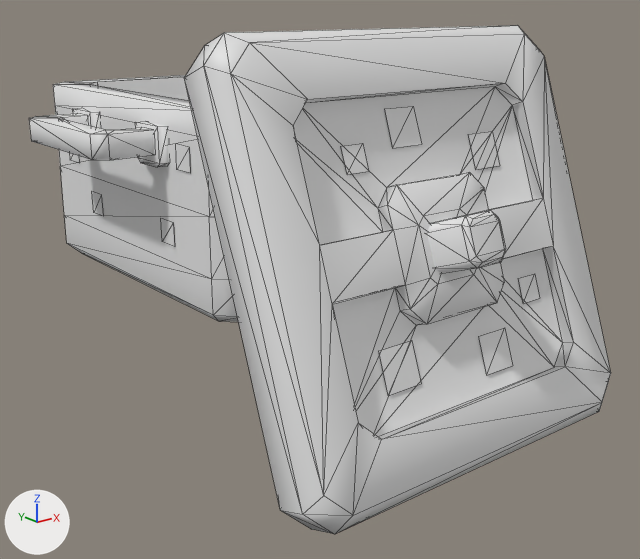
An edit to the FBX model Reference/Resources/Mesh/Animation/Basecamp/BC_cauldron01_idle.fbx, drawn before and after from the same camera.
Camera for both pictures: a 50 mm camera at (-0.0634, -0.0887, 0.0446) aimed at (-0.0009, -0.0105, 0.0133). The lights are fixed; the arrows at lower left show +X, +Y and +Z. Mesh edges are drawn as thin lines. Materials are left out; every surface is plain grey. Where no turn or scale is listed for an object, it has been applied to the vertices.

Objects in the first picture: 'model01', 'model01 1'.
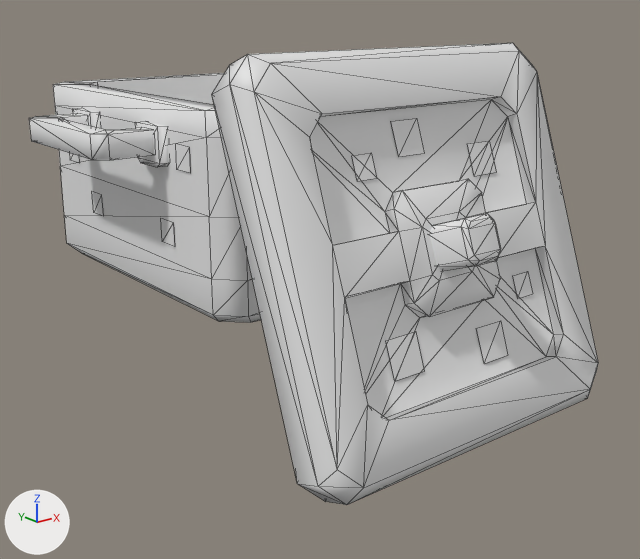
ob_pot_cap is not drawn itself; it is the parent of ob_model01_1.

Where the change shows, as pixel boxes (x1, y1, x2, y2) in the pictures (640 x 559 px):
'model01 1', rescaled (9% narrower, 9% shorter)
    before: (185, 25, 611, 534)
    after: (212, 43, 598, 505)

Patch to the scene script:
```diff
--- a/Reference/Resources/Mesh/Animation/Basecamp/BC_cauldron01_idle.fbx.py
+++ b/Reference/Resources/Mesh/Animation/Basecamp/BC_cauldron01_idle.fbx.py
@@ ob_pot_cap @@
 ob_pot_cap.rotation_euler = (1.222, 0.0, 0.0)  # degrees (70, 0, 0)
-ob_pot_cap.scale = (1.1, 1.1, 1.1)
```
